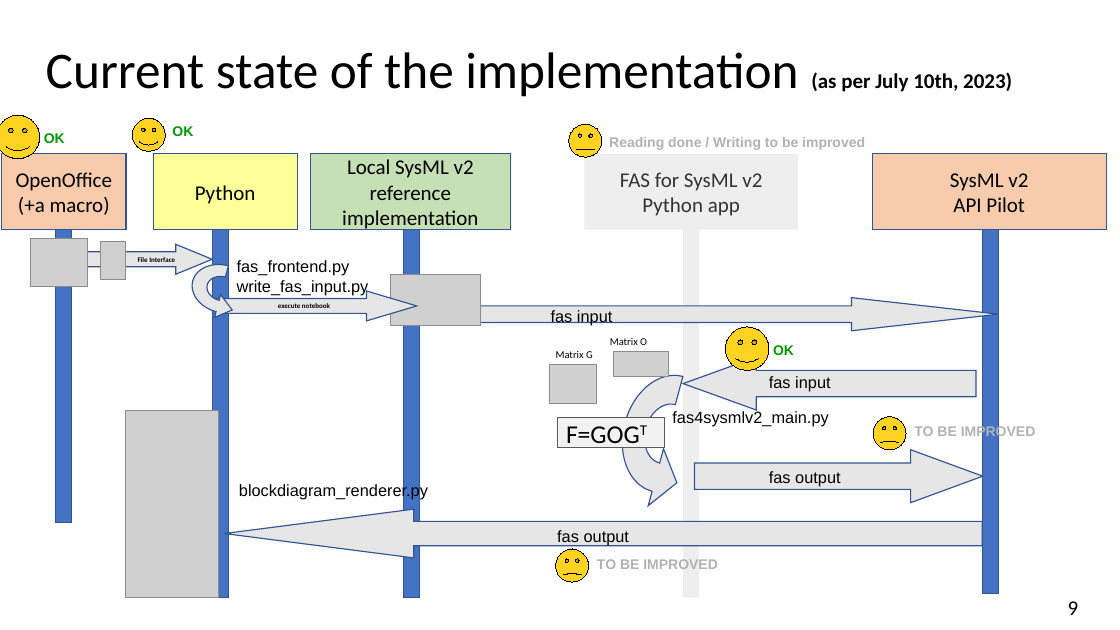
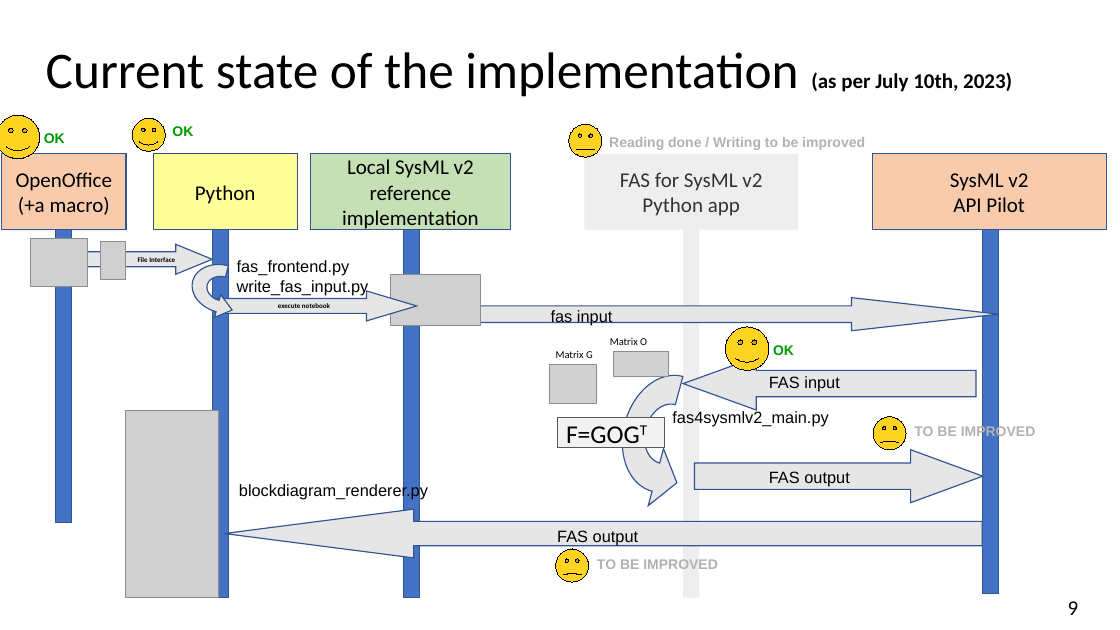
Before and after one commit to GfSE/fas4sysmlv2, a slide deck: slide 9 of doc/tech-docs/sysmlv2-pilot/fas4sysmlv2.odp. Drawn at 1120x630 pixels with LibreOffice and Linux fonts; fonts in the diff are those of the drawing; grey boxes stand for pictures. Boxes give left, top, right and bottom in pixels: in the first picture for what was removed or moved away, otherwise in the second. Text is boxed around its words. In the diff, an @@ line names an element or a change of style, - is before the commit and + after.

Commit message:
Formatting and typo corrections

```diff
--- a/doc/tech-docs/sysmlv2-pilot/fas4sysmlv2.odp
+++ b/doc/tech-docs/sysmlv2-pilot/fas4sysmlv2.odp
@@ text at bbox=[769, 376, 839, 392]: text changed @@
-fas input
+FAS input
@@ text at bbox=[769, 471, 849, 487]: text changed @@
-fas output
+FAS output
@@ text at bbox=[557, 530, 638, 546]: text changed @@
-fas output
+FAS output
```
Also in this commit, not shown: 1 other slide changed.
